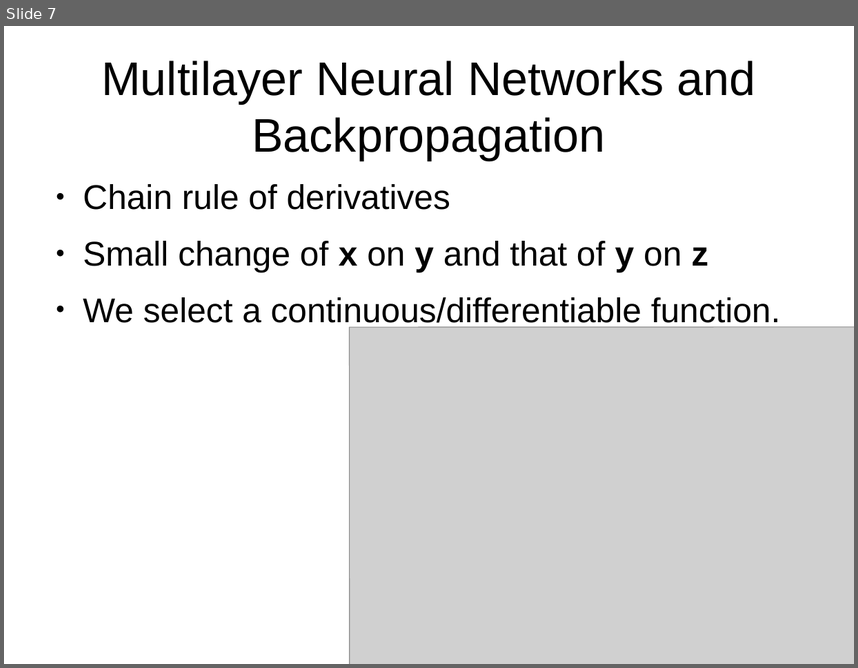
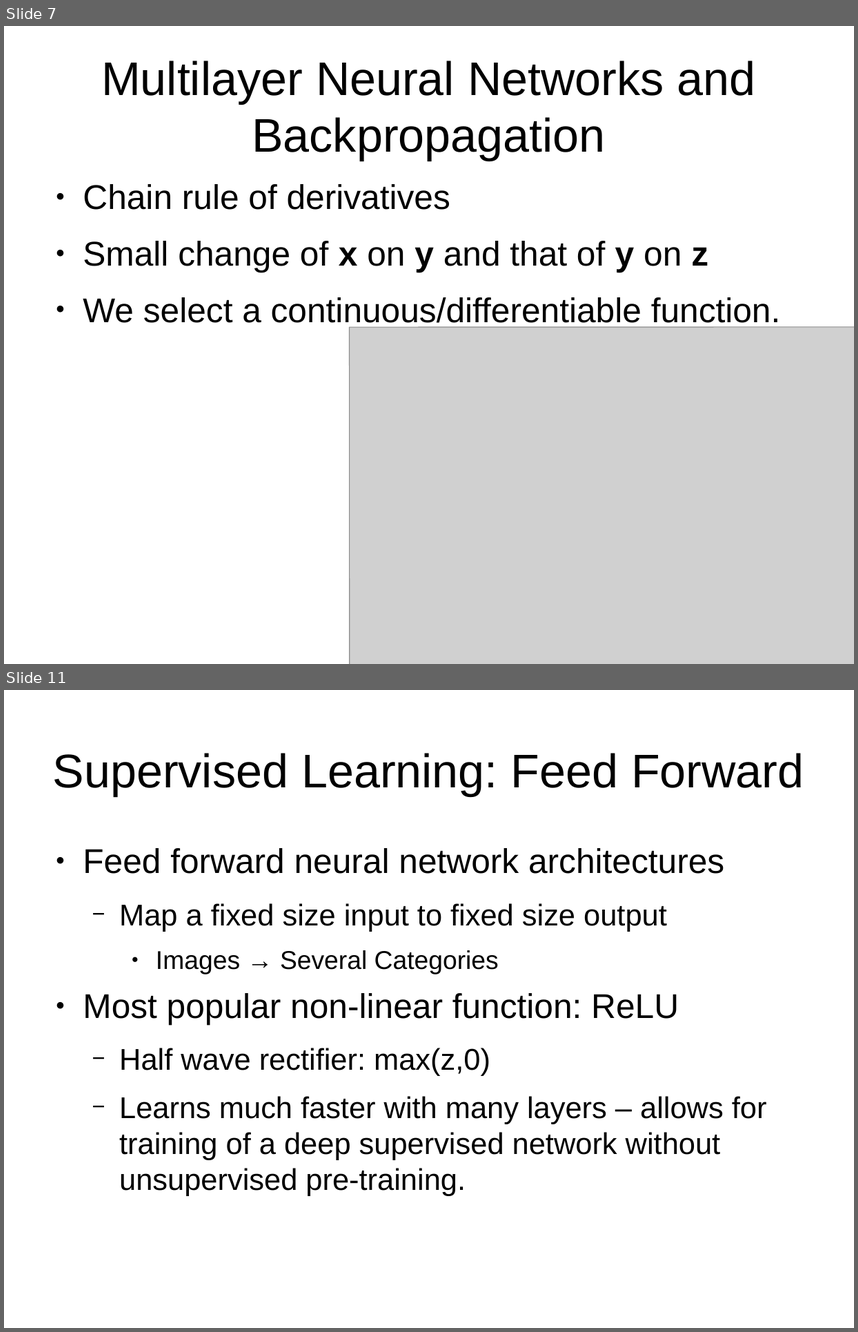
Before and after one commit to amsully/binds_lab, a slide deck: notes/DeepLearningReview_Nature/deep_learning_review.odp. Shown one above the other, each under a label of ours: slide 7 before the commit, slides 7 and 11 after it; the slides between them are not shown. The pictures are 858x668 and 858x1332 pixels, drawn with LibreOffice and Linux fonts; fonts in the diff are those of the drawing; grey boxes stand for pictures. Boxes give left, top, right and bottom in pixels: in the first picture for what was removed or moved away, otherwise in the second. Text is boxed around its words. In the diff, an @@ line names an element or a change of style, - is before the commit and + after.

```diff
--- a/notes/DeepLearningReview_Nature/deep_learning_review.odp
+++ b/notes/DeepLearningReview_Nature/deep_learning_review.odp
@@ slide 11 added at bbox=[4, 690, 854, 1328], background #FFFFFF @@
@@ title added at bbox=[53, 753, 804, 796], 44 pt, text #000000 @@
+Supervised Learning: Feed Forward
@@ text added at bbox=[83, 848, 767, 1196], 28 pt, text #000000 @@
+● Feed forward neural network architectures
+  − Map a fixed size input to fixed size output
+    ● Images → Several Categories
+● Most popular non-linear function: ReLU
+  − Half wave rectifier: max(z,0)
+  − Learns much faster with many layers – allows for training of a deep supervised network without unsupervised pre-training.
```
Also in this commit, not shown: 1 slide changed, 11 other slides added, 1 other file.
